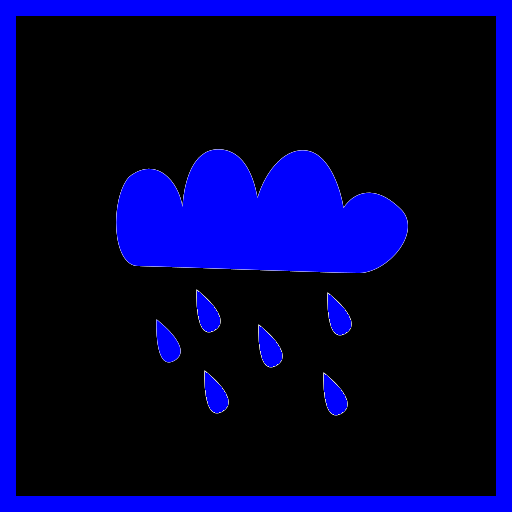
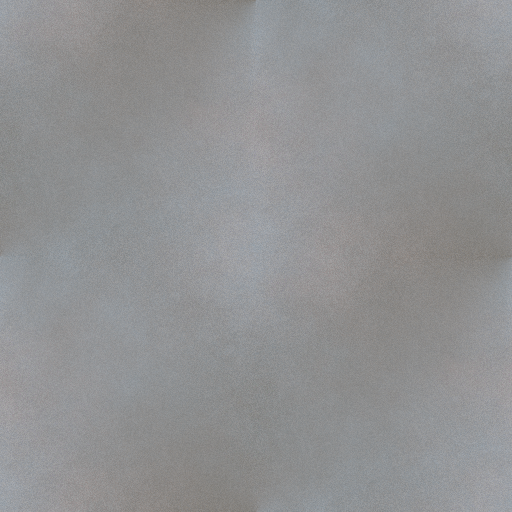
Layers edited between the first and the second 512×512 image:
hid "HeightRain" over 0, 0, 512, 512
showed "Stone", painted on it over 0, 0, 512, 512
